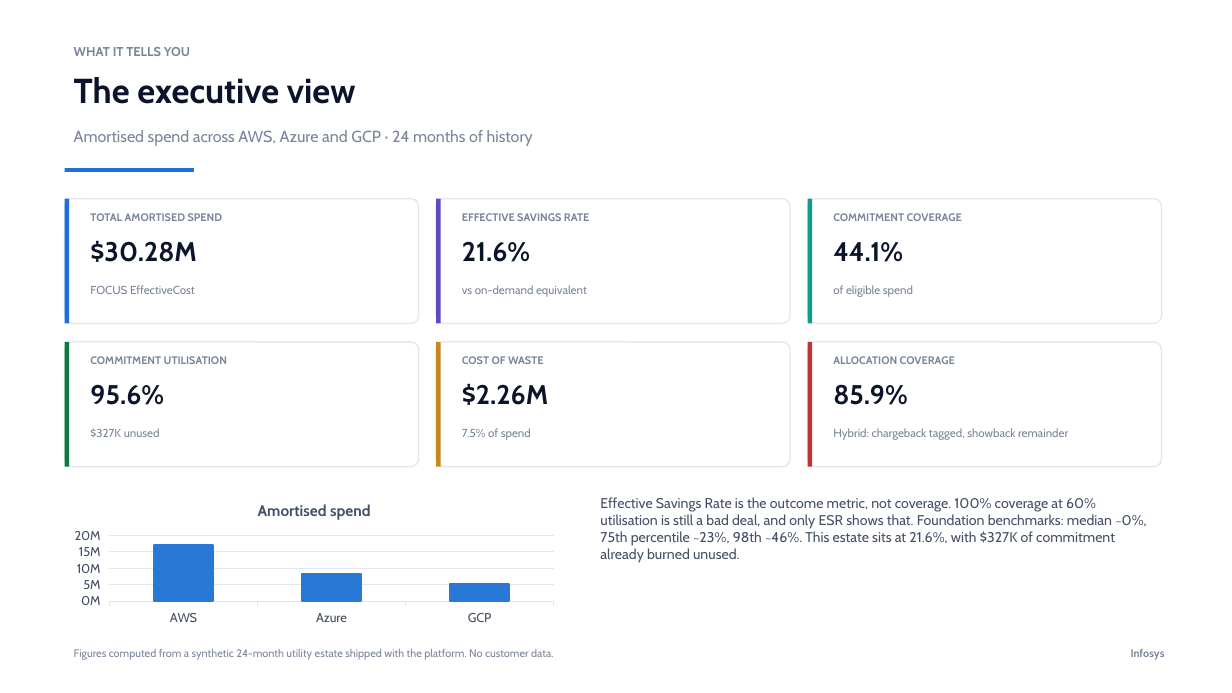
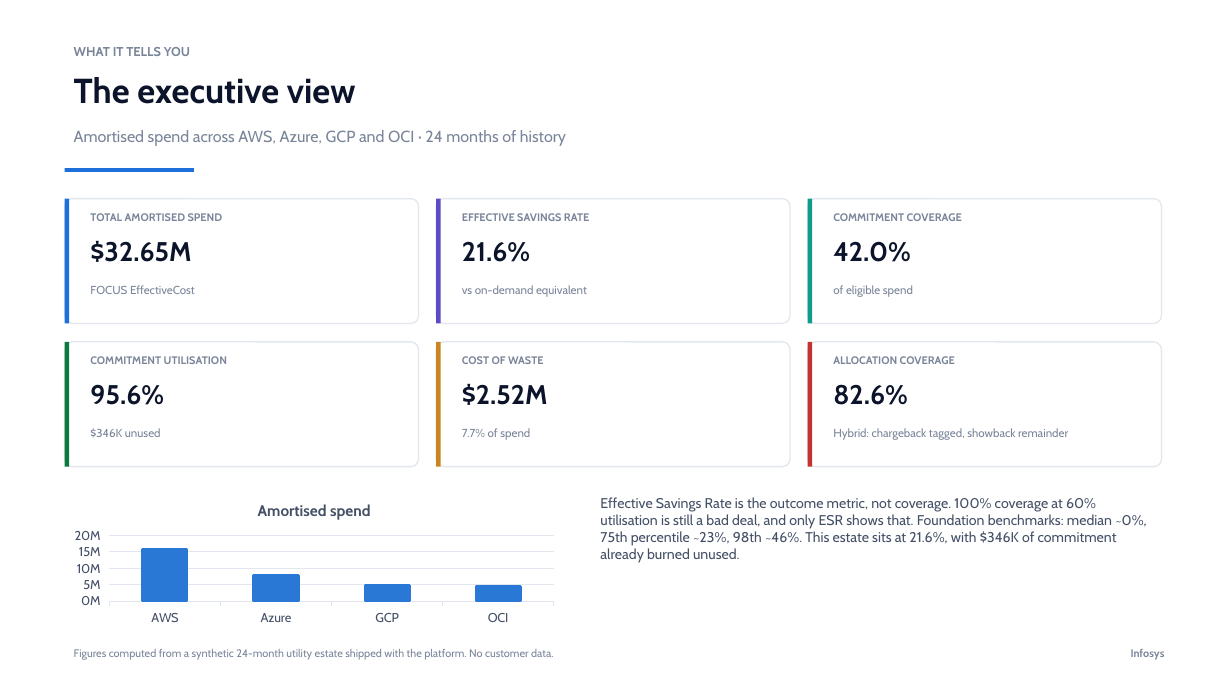
Before and after one commit to ajittgosavii/finops-gcp, a slide deck: slide 10 of Infosys_FinOps_GCP_Platform.pptx. Drawn at 1232x693 pixels with LibreOffice and Linux fonts; fonts in the diff are those of the drawing. Boxes give left, top, right and bottom in pixels: in the first picture for what was removed or moved away, otherwise in the second. Text is boxed around its words. In the diff, an @@ line names an element or a change of style, - is before the commit and + after.

```diff
--- a/Infosys_FinOps_GCP_Platform.pptx
+++ b/Infosys_FinOps_GCP_Platform.pptx
@@ text at (74, 130, 566, 146): text changed @@
-Amortised spend across AWS, Azure and GCP · 24 months of history
+Amortised spend across AWS, Azure, GCP and OCI · 24 months of history
@@ text at (90, 240, 191, 262): text changed @@
-$30.28M
+$32.65M
@@ text at (833, 241, 911, 262): text changed @@
-44.1%
+42.0%
@@ text at (462, 383, 548, 405): text changed @@
-$2.26M
+$2.52M
@@ text at (833, 384, 908, 405): text changed @@
-85.9%
+82.6%
@@ text at (90, 428, 161, 437): text changed @@
-$327K unused
+$346K unused
@@ text at (462, 428, 530, 440): text changed @@
-7.5% of spend
+7.7% of spend
@@ column chart at (65, 490, 564, 628) @@
-categories: AWS, Azure, GCP
+categories: AWS, Azure, GCP, OCI
-Amortised spend: 16900000, 8200000, 5200000
+Amortised spend: 15700000, 7800000, 4700000, 4500000
@@ text at (600, 497, 1146, 563): text changed @@
-Effective Savings Rate is the outcome metric, not coverage. 100% coverage at 60% utilisation is still a bad deal, and only ESR shows that. Foundation benchmarks: median ~0%, 75th percentile ~23%, 98th ~46%. This estate sits at 21.6%, with $327K of commitment already burned unused.
+Effective Savings Rate is the outcome metric, not coverage. 100% coverage at 60% utilisation is still a bad deal, and only ESR shows that. Foundation benchmarks: median ~0%, 75th percentile ~23%, 98th ~46%. This estate sits at 21.6%, with $346K of commitment already burned unused.
```
Also in this commit, not shown: 14 other slides changed, 24 other files.
